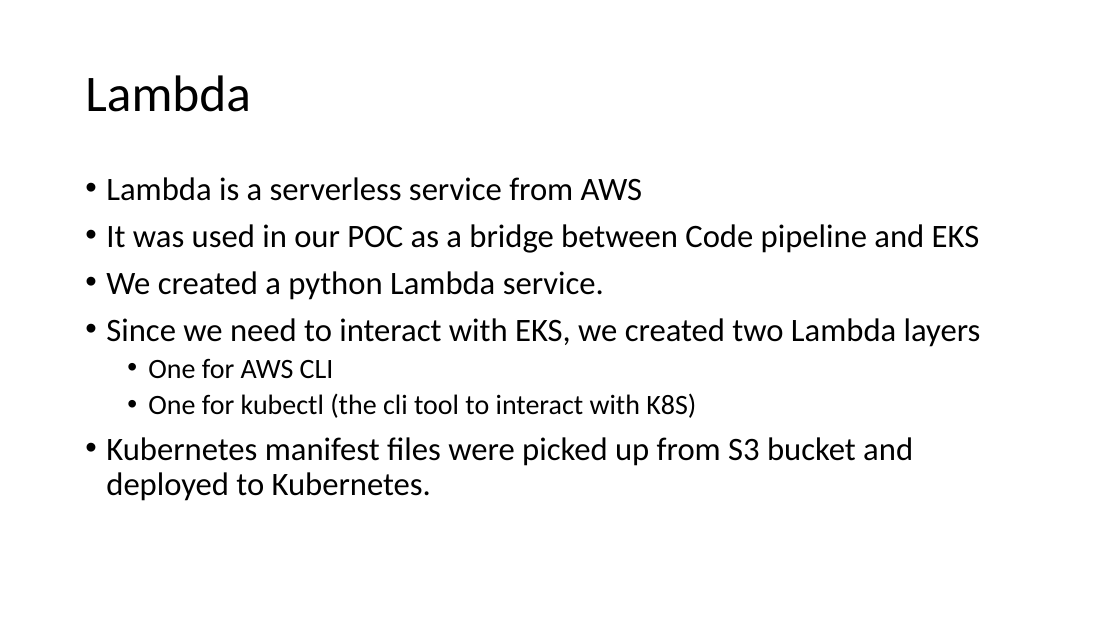
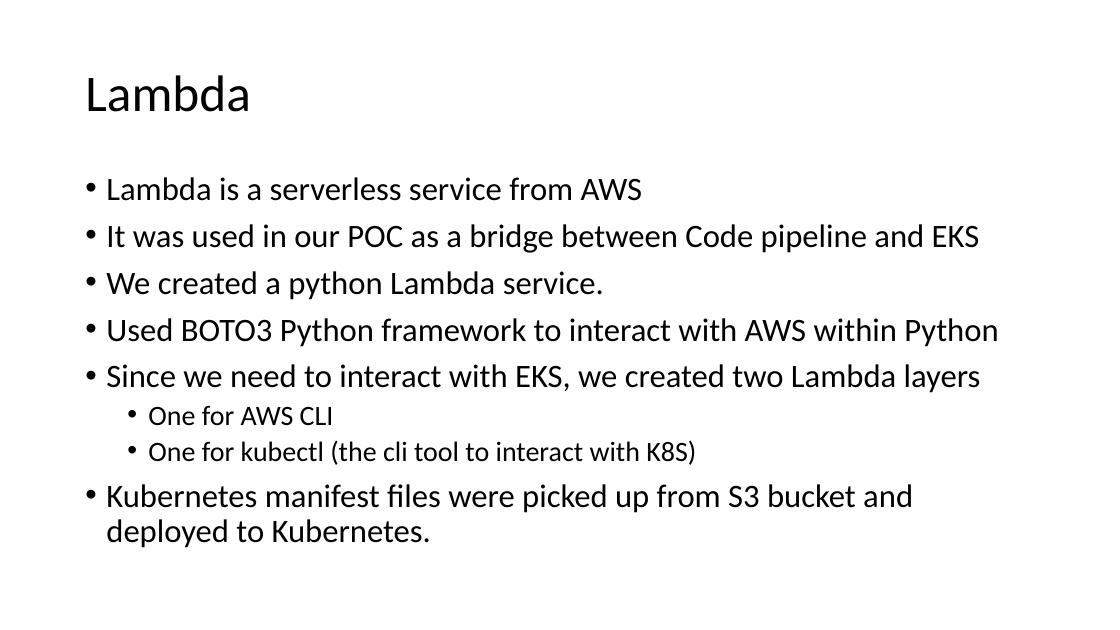
Before and after one commit to awspractice12/aws_practice, a slide deck: slide 13 of documents/DevOps_on_AWS.pptx. Drawn at 1120x630 pixels with LibreOffice and Linux fonts; fonts in the diff are those of the drawing. Boxes give left, top, right and bottom in pixels: in the first picture for what was removed or moved away, otherwise in the second. Text is boxed around its words. In the diff, an @@ line names an element or a change of style, - is before the commit and + after.

```diff
--- a/documents/DevOps_on_AWS.pptx
+++ b/documents/DevOps_on_AWS.pptx
@@ text at (x1=106, y1=318, x2=998, y2=347): paragraph added @@
+• Used BOTO3 Python framework to interact with AWS within Python
```
Also in this commit, not shown: 1 slide added.
